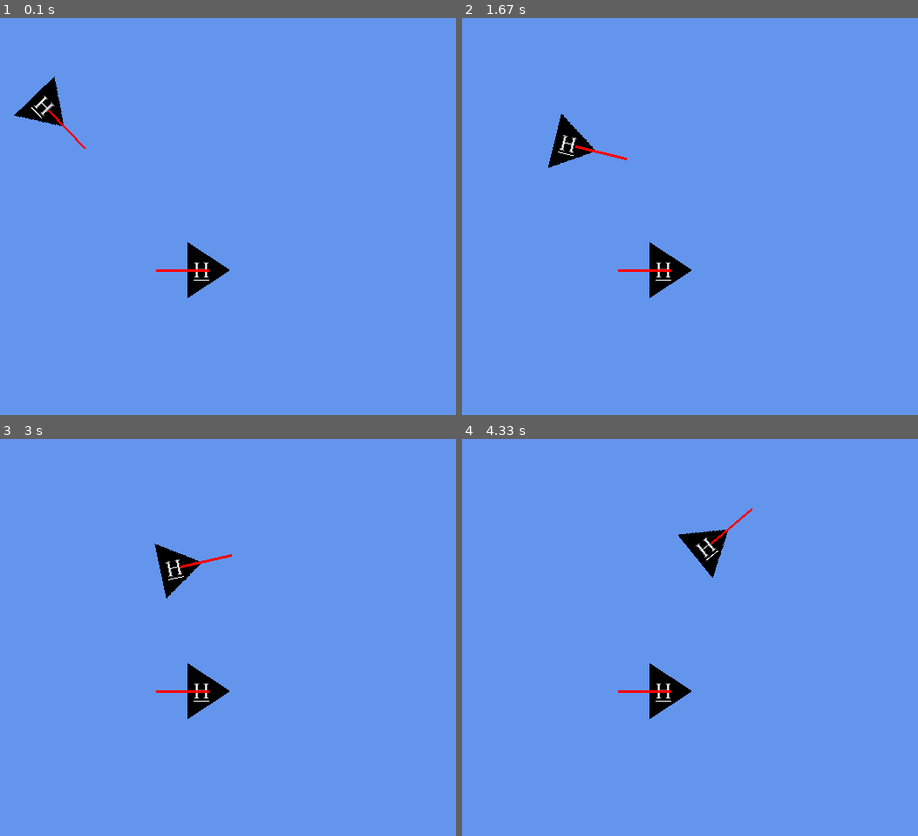
Above: before the commit, frames 1-4 (two rows, left to right).
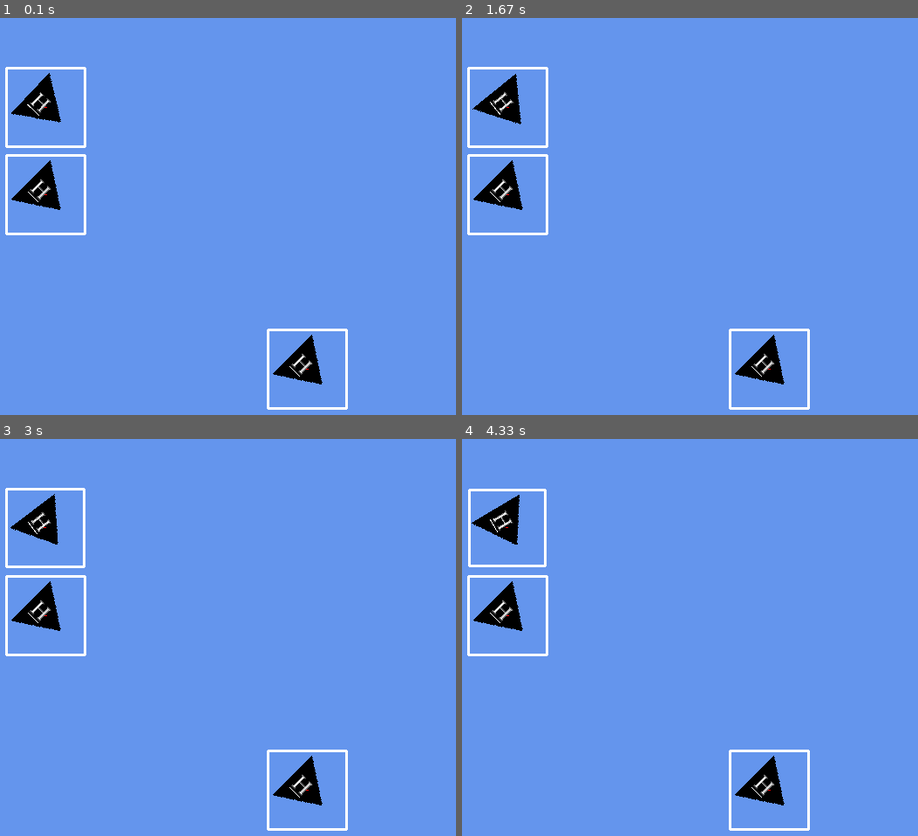
Above: after the commit, the same moments.

Repository: Rernokk/Spring2018
Game: pygame game, started from Python/MovingAgentsAssignment/MovingAgentsAssignment/main.py
Same seed, same stepped clock (60 frames per second), same inputs: the game is played once before the commit and once after it.
Inputs:
- Up to frame 1 (0.1 s): no input
- Up to frame 2 (1.67 s): no input
- Up to frame 3 (3 s): no input
- Up to frame 4 (4.33 s): no input

The runs differ from the first frame. In frame 1, 3.9% of the frame differs, in the area x 1-77%, y 12-99%; in frame 2, 4.8%; in frame 3, 4.8%; in frame 4, 4.8%.

Commit message:
Multiple Units + Unit recognition

Diff:
--- a/Python/MovingAgentsAssignment/MovingAgentsAssignment/Enemy.py
+++ b/Python/MovingAgentsAssignment/MovingAgentsAssignment/Enemy.py
@@ -18,7 +18,6 @@
     sprite = pygame.Surface((100,100))
     original_Sprite = 0
     orientation = 0
-    dir = 1
 
     def __init__(self, size, position, velocity, orientation, angAccel, angVel):
         self.position = position
@@ -43,14 +42,25 @@
         self.drawRect.center = (x,y)
         screen.blit(self.sprite, (self.position.x, self.position.y))
         pygame.draw.line(screen, (0, 255, 0), self.drawRect.center, self.drawRect.center + pygame.math.Vector2(self.velocity.normalize().x, self.velocity.normalize().y)*60, 3)
-        pygame.draw.line(screen, (255, 0, 0), self.drawRect.center, self.drawRect.center + pygame.math.Vector2(self.velocity.normalize().x, self.velocity.normalize().y)*60, 3)
+        pygame.draw.line(screen, (255, 0, 0), self.drawRect.center, self.drawRect.center + pygame.math.Vector2(self.velocity.ghostRotation(self.orientation).normalize().x, self.velocity.ghostRotation(self.orientation).normalize().y)*60, 3)
+        pygame.draw.line(screen, (255, 255, 255), self.drawRect.topleft, self.drawRect.topright, 3)
+        pygame.draw.line(screen, (255, 255, 255), self.drawRect.topleft, self.drawRect.bottomleft, 3)
+        pygame.draw.line(screen, (255, 255, 255), self.drawRect.bottomright, self.drawRect.topright, 3)
+        pygame.draw.line(screen, (255, 255, 255), self.drawRect.bottomleft, self.drawRect.bottomright, 3)
 
-    def update(self):
-        self.position += self.velocity.rotate(self.orientation).normalize()
+    def update(self, step):
+        self.velocity.rotate(self.orientation)
+        self.position += self.velocity.normalize().scale(step)
 
-    def updateByCollision(self):
-        self.velocity = self.velocity.scale(-1)
+    def updateByCollision(self, step):
+        self.orientation -= 180
+        self.velocity.rotate(self.orientation)
+        self.velocity = self.velocity.normalize().scale(-1 * step)
         self.position += self.velocity
+
+    def registerUnitInRange(self, unit):
+        if (typeof(unit) == Humanoid):
+            print("Human is in range")
 
 class Humanoid(Enemy):
     def __init__(self, size, position, velocity, orientation, angAccel, angVel):
@@ -59,29 +69,26 @@
         self.target = 0
         Enemy.__init__(self, size, position, velocity, orientation, 0, 0)
 
-    def update(self):
+    def update(self, step):
+        #print("Calculated: " + str(self.velocity.calculateVectorAngle()) + ", orientation = " + str(self.orientation))
         if (self.target is not None and (type(self.target) == Vector or type(self.target) == Enemy)):
-            print(self.behaviourState)
             if (self.behaviourState == "Wander"):
                 if (self.selfRotDelay > 1):
-                    if (self.orientation > 45 or self.orientation < -45):
-                        self.dir *= -1
-                    self.orientation += self.dir
-                    #self.angle += random.uniform(-1, 1) * random.uniform(-1, 1) * 5
+                    self.orientation += random.uniform(-1, 1) * random.uniform(-1, 1) * 2
                     self.selfRotDelay = 0
                 else:
                     self.selfRotDelay+=1
                 self.velocity.rotate(self.orientation)
                 self.target = self.position + self.velocity.normalize()
-                self.seek(self.target)
+                self.seek(self.target, step)
             elif (self.behaviourState == "Seek"):
-                self.seek(self.target)
+                self.seek(self.target, step)
             elif (self.behaviourState == "Evade"):
                 print("Evading")
             elif(self.behaviourState == "Flee"):
                 print("Flee")
 
-    def seek(self, target):
+    def seek(self, target, step):
         self.target = target
         if (type(target) == Enemy):
             if (self.position.distance(target.position) < 10):
@@ -91,7 +98,7 @@
                 self.behaviourState = "Wander"
             else:
                 self.velocity.rotate(self.orientation)
-                self.position += self.velocity.normalize();
+                self.position += self.velocity.normalize() * step
         elif(type(target) == Vector):
             if (self.position.distance(target) < 10):
                 self.position = target
@@ -100,22 +107,54 @@
                 self.behaviourState = "Wander"
             else:
                 self.velocity.rotate(self.orientation)
-                self.position += self.velocity.normalize();
+                self.position += self.velocity.normalize() * step
         else:
             print("Invalid Target")
 
-    def flee(self, target):
+    def flee(self, target, step):
         if (type(target) == Vector):
             if (self.position.distance(target) > 100000):
                 self.behaviourState = "Wander"
             else:
                 self.velocity.rotate(self.orientation)
-                self.position += self.velocity.normalize()
+                self.position += self.velocity.normalize() * step
         elif (type(target) == Enemy):
             if (self.position.distance(target.position) > 100000):
                 self.behaviourState = "Wander"
             else:
                 self.velocity.rotate(self.orientation)
-                self.position += self.velocity.normalize()
+                self.position += self.velocity.normalize() * step
         else:
             print("Invalid Target")
+
+    def registerUnitInRange(self, unit):
+        if (type(unit) == Humanoid):
+            print("Humanoid: Vehicle in range, seeking")
+        elif (type(unit) == Gunship):
+            print("Humanoid: Gunship in range, pursuing")
+
+class Vehicle(Enemy):
+    def __init__(self, size, position, velocity, orientation, angAccel, angVel):
+        spr = pygame.image.load("Humanoid.png")
+        self.original_Sprite = spr.convert_alpha()
+        self.target = 0
+        Enemy.__init__(self, size, position, velocity, orientation, angAccel, angVel)
+
+    def registerUnitInRange(self, unit):
+        if (type(unit) == Gunship):
+            print("Vehicle: Gunship in range, seeking")
+        elif (type(unit) == Humanoid):
+            print("Vehicle: Humanoid in range, pursuing")
+
+class Gunship (Enemy):
+    def __init__(self, size, position, velocity, orientation, angAccel, angVel):
+        spr = pygame.image.load("Humanoid.png")
+        self.original_Sprite = spr.convert_alpha()
+        self.target = 0
+        Enemy.__init__(self, size, position, velocity, orientation, angAccel, angVel)
+
+    def registerUnitInRange(self, unit):
+        if (typeof(unit) == Humanoid):
+            print("Gunship: Humanoid in range, seeking")
+        elif (typeof(unit) == Vehicle):
+            print("Gunship: Vehicle in range, pursuing")
--- a/Python/MovingAgentsAssignment/MovingAgentsAssignment/Vector.py
+++ b/Python/MovingAgentsAssignment/MovingAgentsAssignment/Vector.py
@@ -10,13 +10,16 @@
         self.y = y
 
     def __str__(self):
-        return ("Vector: ", self.x, ", ", self.y)
+        return ("Vector: "+ str(self.x) + ", " + str(self.y))
 
     def __add__(self, other):
         return Vector(self.x + other.x, self.y + other.y)
 
     def __sub__ (self, other):
         return Vector (self.x - other.x, self.y - other.y)
+
+    def __mul__ (self, other):
+        return Vector(self.x * other, self.y * other)
 
     def dot(self, other):
         return self.x * other.y + self.y * other.x
@@ -28,7 +31,10 @@
         return math.sqrt(self.x * self.x + self.y * self.y)
 
     def normalize(self):
-        return Vector(self.x/self.length(), self.y/self.length())
+        if (self.x == 0 and self.y == 0):
+            return Vector(self.x,self.y)
+        else:
+            return Vector(self.x/self.length(), self.y/self.length())
 
     def distance(self, other):
         return (self - other).length()
@@ -53,3 +59,23 @@
         self.x = (length * math.cos(ang))
         self.y = (length * math.sin(ang))
         return
+
+    def ghostRotation(self, angle):
+        val = self.normalize()
+        length = math.sqrt(val.x ** 2 + val.y ** 2)
+        ang = math.atan2(val.y, val.x)
+        #ang = math.degrees(ang)
+        #if (self.y > 0 and self.x < 0):
+        #    ang += 180
+        #elif (self.y < 0 and self.x < 0):
+        #    ang += 180
+        #elif (self.y < 0 and self.x > 0):
+        #    ang += 360
+
+        ang += angle
+        ang = math.radians(ang)
+        return Vector(length * math.cos(ang), length * math.sin(ang))
+
+    def calculateVectorAngle(self):
+        val = self.normalize()
+        return math.degrees(math.atan2(val.y, val.x));
--- a/Python/MovingAgentsAssignment/MovingAgentsAssignment/main.py
+++ b/Python/MovingAgentsAssignment/MovingAgentsAssignment/main.py
@@ -8,17 +8,15 @@
 pygame.init()
 screen = pygame.display.set_mode((800,600))
 done = False
-Enemies = [Humanoid(60, Vector(200,100), Vector(1,0), 45, 0, 0),
-           Humanoid(60, Vector(400,300), Vector(-1,0), 0, 0, 0)]
-           #Humanoid(60, Vector(200,500), Vector(1,0), -45, 0, 0)]
+Enemies = [Humanoid(60, Vector(200,100), Vector(0,0), 45, 0, 0),
+           Vehicle(60, Vector(200, 200), Vector(0,0), 45, 45, 45),
+           Gunship(60, Vector(500, 400), Vector(0,0), 45, 45, 45)]
 
-Enemies[0].seek(Vector(300, 100))
-#Enemies[1].seek(Vector(200,100))
+Enemies[0].seek(Vector(300, 100), 1)
 
 clock = time.Clock()
 while not done:
-    clock.tick(60)
-    print(clock.get_time())
+    clock.tick(144)
     for event in pygame.event.get():
         if event.type == pygame.QUIT:
             done = True
@@ -27,9 +25,12 @@
         for otherChar in Enemies:
             if (otherChar != character):
                 if (character.drawRect.colliderect(otherChar.drawRect)):
-                    otherChar.updateByCollision()
-                    print("Collided!")
-        character.update()
+                    otherChar.updateByCollision(clock.get_time()/1000)
+                elif (character.position.distance(otherChar.position) < 200):
+                    character.registerUnitInRange(otherChar)
+        character.update(clock.get_time() / 1000)
+        if (character.position.x + character.size > 800 or character.position.x < 0 or character.position.y < 0 or character.position.y + character.size > 600):
+            character.updateByCollision(clock.get_time()/1000)
 
     screen.fill((100, 149, 237))
     for character in Enemies:
